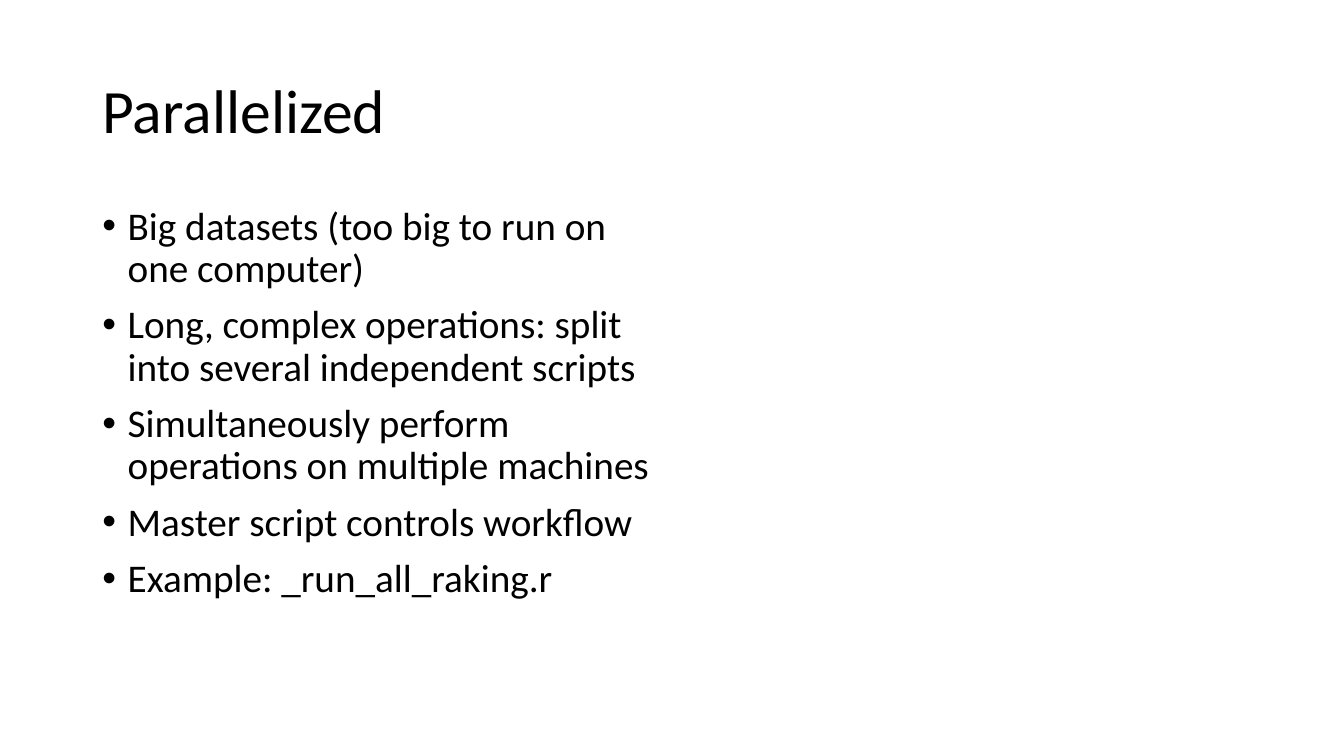
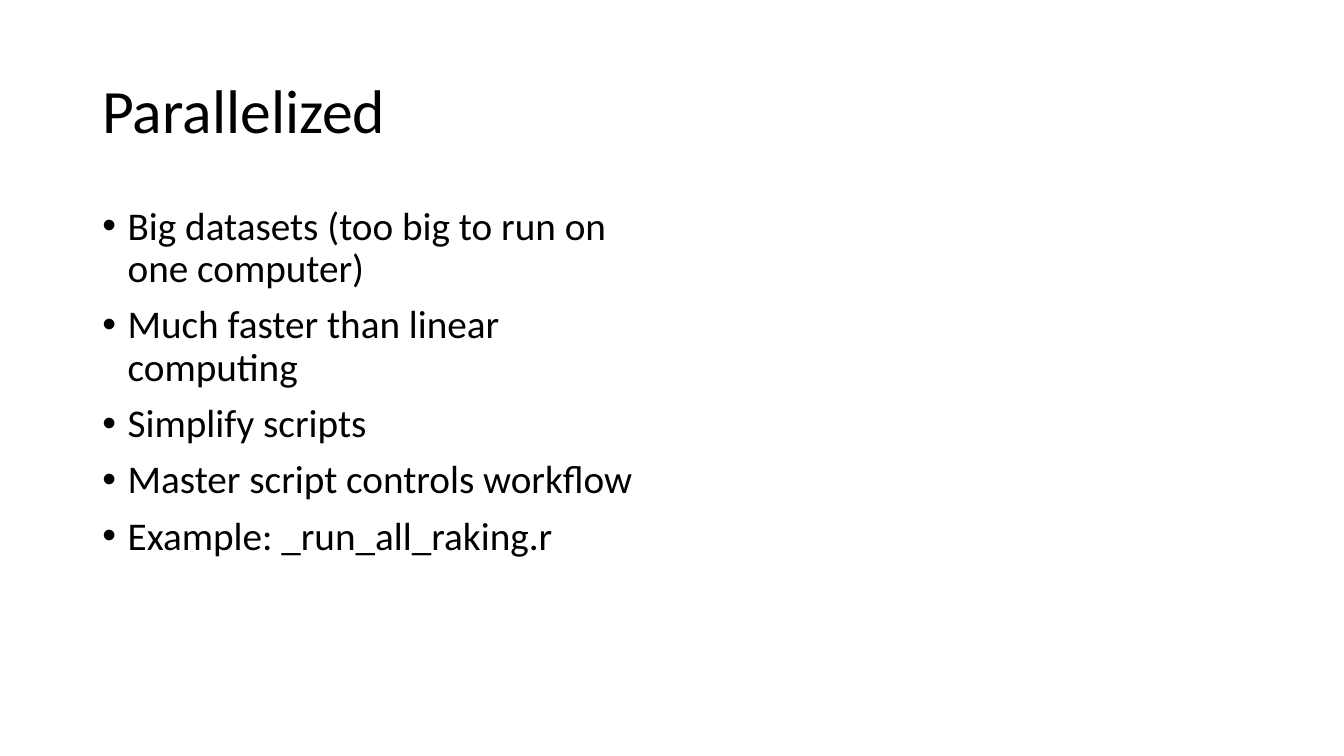
Before and after one commit to wynhsu/intro_to_r, a slide deck: slide 25 of class_3_4.pptx. Drawn at 1344x756 pixels with LibreOffice and Linux fonts; fonts in the diff are those of the drawing. Boxes give left, top, right and bottom in pixels: in the first picture for what was removed or moved away, otherwise in the second. Text is boxed around its words. In the diff, an @@ line names an element or a change of style, - is before the commit and + after.

```diff
--- a/class_3_4.pptx
+++ b/class_3_4.pptx
@@ text at (128, 310, 499, 444): text changed @@
-• Long, complex operations: split into several independent scripts
-• Simultaneously perform operations on multiple machines
+• Much faster than linear computing
+• Simplify scripts
```
Also in this commit, not shown: 3 other slides changed, 1 slide added, 1 slide removed, 10 other files.
